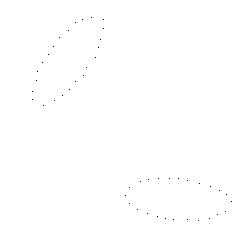
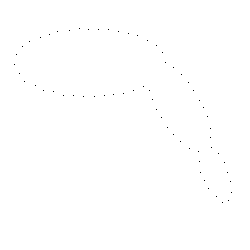
Layered file, before and after one edit (250x250). Changes by layer:
hid group "rigid_2" (2 layers) over [125, 178, 232, 221]
hid group "rigid_1" (2 layers) over [32, 17, 104, 106]
added group "Shape2_3parts" with 2 layers above "Shape1_3parts" over [14, 28, 232, 203]
added layer "Points" (5th of 7, in "Shape2_3parts") in group "Shape2_3parts" over [14, 28, 232, 203]
